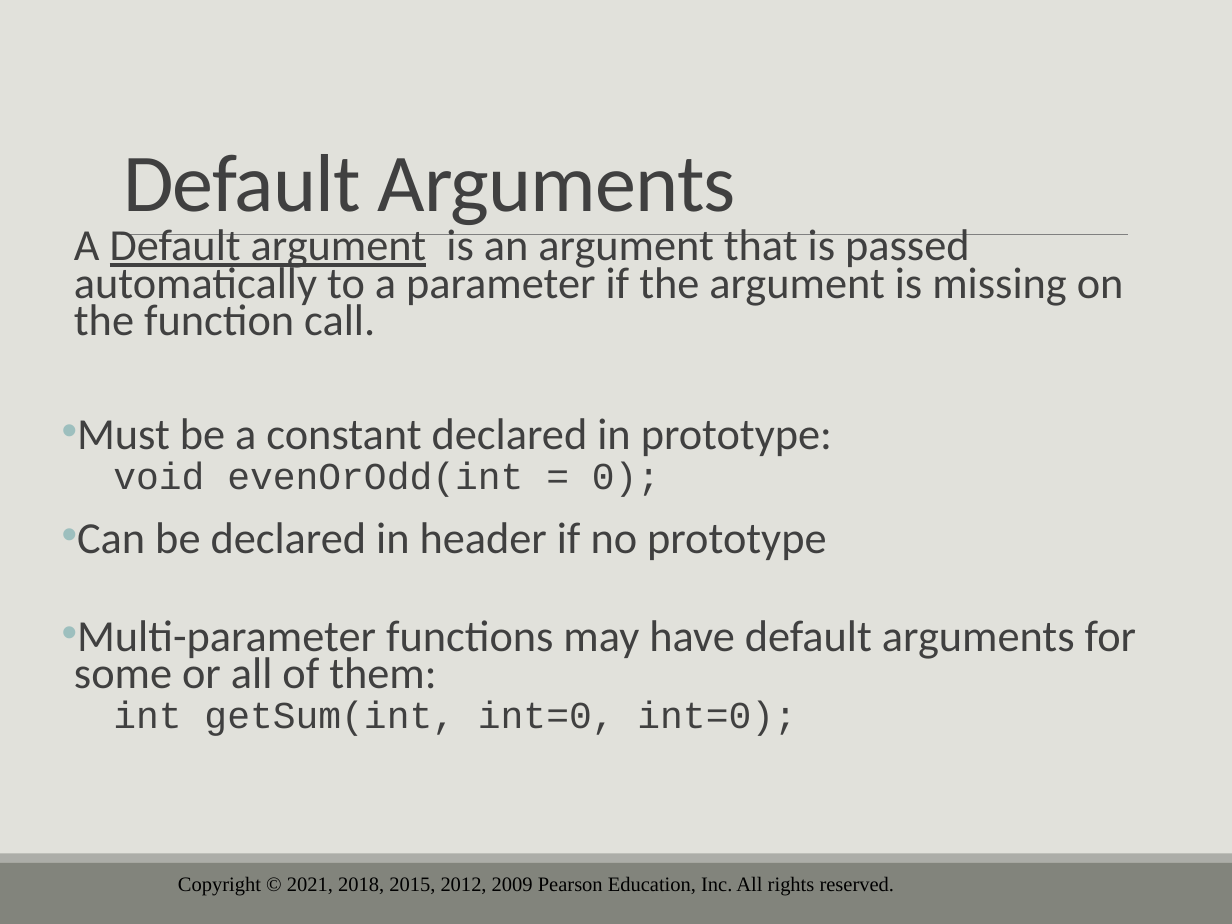
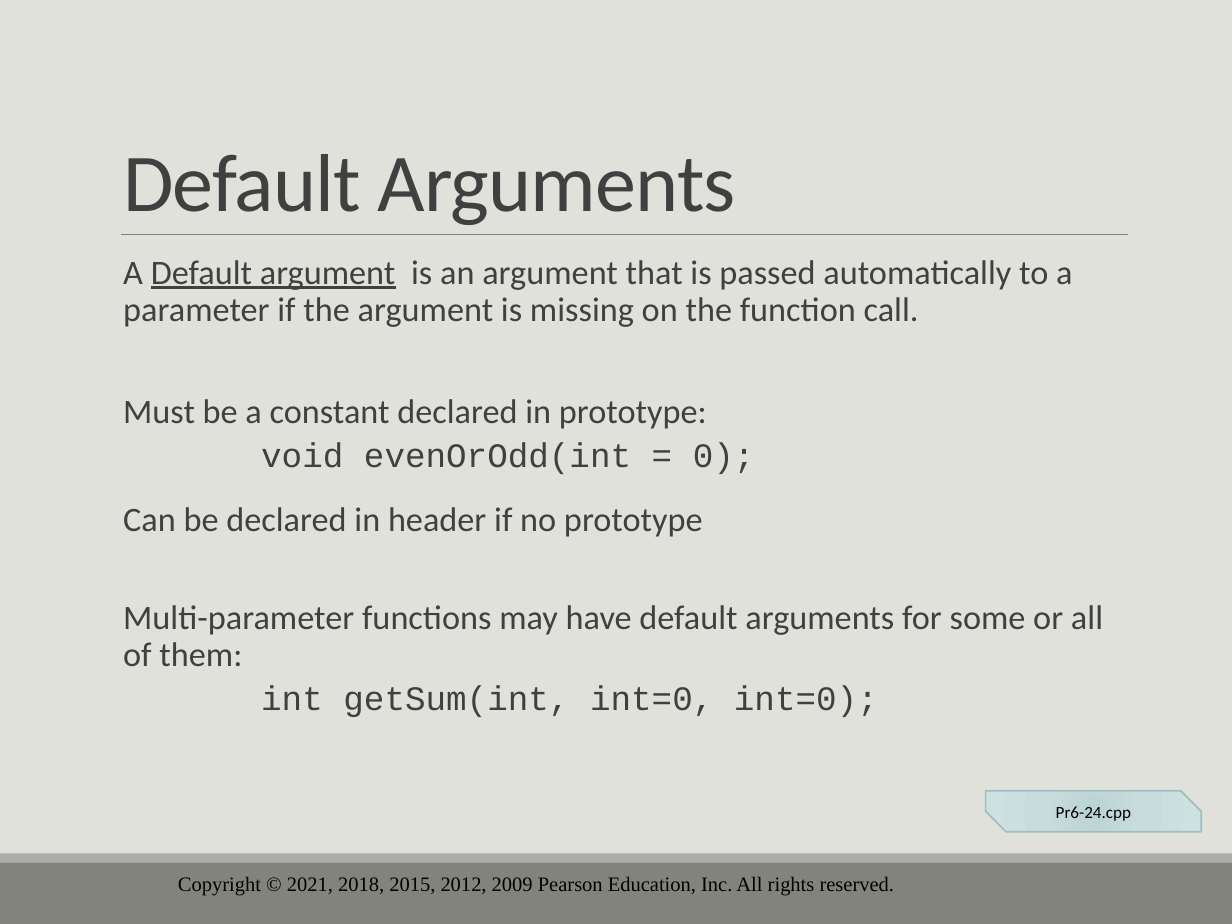
Before and after one commit to drolsonmi/eng1400, a slide deck: slide 51 of 1400_06_Functions.pptx (slide 64 before the commit). Drawn at 1232x924 pixels with LibreOffice and Linux fonts; fonts in the diff are those of the drawing; background and template pictures are left out. Boxes give left, top, right and bottom in pixels: in the first picture for what was removed or moved away, otherwise in the second. Text is boxed around its words. In the diff, an @@ line names an element or a change of style, - is before the commit and + after.

```diff
--- a/1400_06_Functions.pptx
+++ b/1400_06_Functions.pptx
@@ text "A Default argument is an ...": place and size @@
-text "A Default argument is an ..." at (74,224,1136,736)
+text "A Default argument is an ..." at (123,260,1103,717)
@@ text "A Default argument is an ..." at (123,260,1103,717): size 25.9 to 20 pt in "A Default argument is an argument that ...", "Must be a constant declared in prototype:", "Can be declared in header if no ...", "Multi-parameter functions may have default arguments for ..."; size 22.2 to 20 pt in "void evenOrOdd(int = 0);", "int getSum(int, int=0, int=0);"; bullet none to  ; line spacing 0.7 to 0.9; bullet • to  ; indent changed @@
@@ snip diag rect added at (986,791,1201,832), fill gradient #BDD3D2 to #C9DCDC to #CEE2E1, outline #9DBFBE 1 pt, 10 pt, text #000000 @@
+Pr6-24.cpp
```
Also in this commit, not shown: 17 other slides changed, 17 slides removed, 2 other files.
